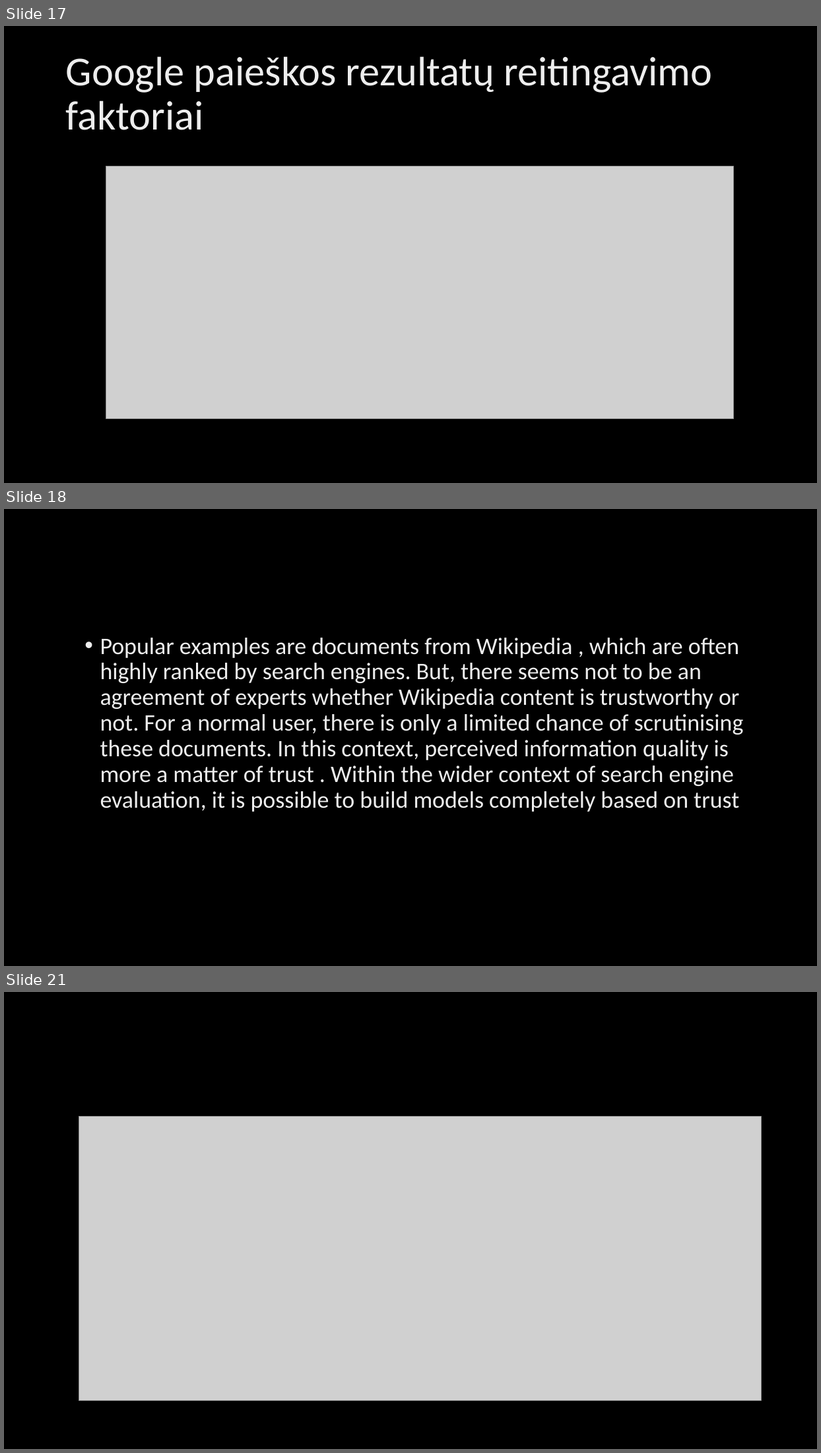
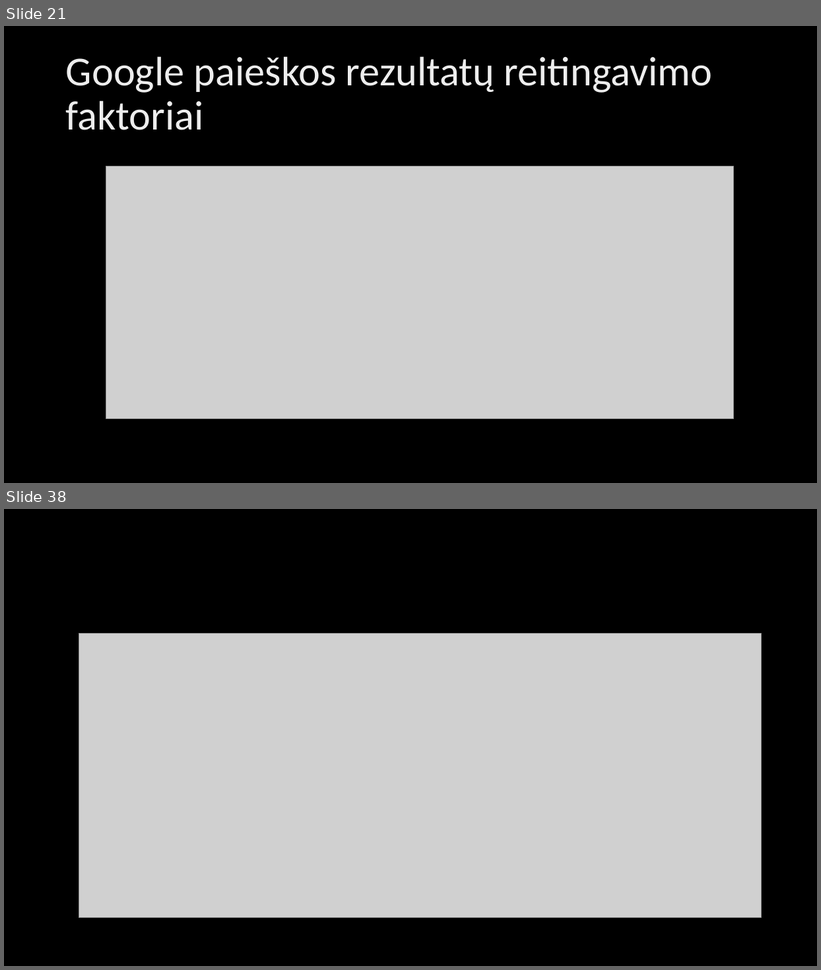
Before and after one commit to MariusKra/InformaciniuSistemuProjektas, a slide deck: IIS pristatymas/Žiniatinklio paieškos rezultatų kokybės vertinimas.pptx. Shown one above the other, each under a label of ours: slides 17, 18 and 21 before the commit, slides 21 and 38 after it; the slides between them are not shown. The pictures are 821x1453 and 821x970 pixels, drawn with LibreOffice and Linux fonts; fonts in the diff are those of the drawing; grey boxes stand for pictures; background and template pictures are left out. Boxes give left, top, right and bottom in pixels: in the first picture for what was removed or moved away, otherwise in the second. Text is boxed around its words. In the diff, an @@ line names an element or a change of style, - is before the commit and + after.

```diff
--- a/IIS pristatymas/Žiniatinklio paieškos rezultatų kokybės vertinimas.pptx
+++ b/IIS pristatymas/Žiniatinklio paieškos rezultatų kokybės vertinimas.pptx
@@ slide 18 removed at [4, 509, 817, 966], background picture (left out) @@
@@ text removed at [100, 638, 744, 812] @@
-• Popular examples are documents from Wikipedia , which are often highly ranked by search engines. But, there seems not to be an agreement of experts whether Wikipedia content is trustworthy or not. For a normal user, there is only a limited chance of scrutinising these documents. In this context, perceived information quality is more a matter of trust . Within the wider context of search engine evaluation, it is possible to build models completely based on trust
@@ what was slide 17 is now slide 21 @@
@@ what was slide 21 is now slide 38 @@
```
Also in this commit, not shown: 3 slides changed, 20 slides added, 6 other slides removed.
